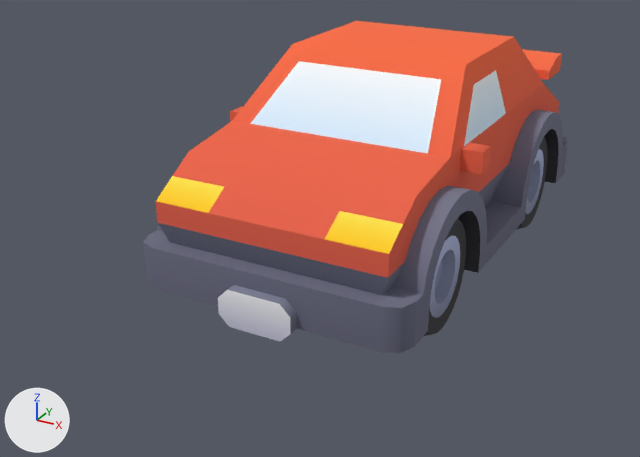
The glTF model assets-src/raw/car-sports.glb, before and after one commit.
The view is the same before and after, from a 50 mm camera at (1.78, -3.91, 2.02) aimed at (-0.22, -0.29, 0.21). The axes (+X, +Y, +Z) are drawn at lower left. The lights are the same throughout. The older version comes first. Where no turn or scale is listed for an object, it has been applied to the vertices. Vertices at exactly the same position are counted once.

Names of what the first picture shows: 'body', 'spoiler', 'wheel-back-left', 'wheel-front-left'.
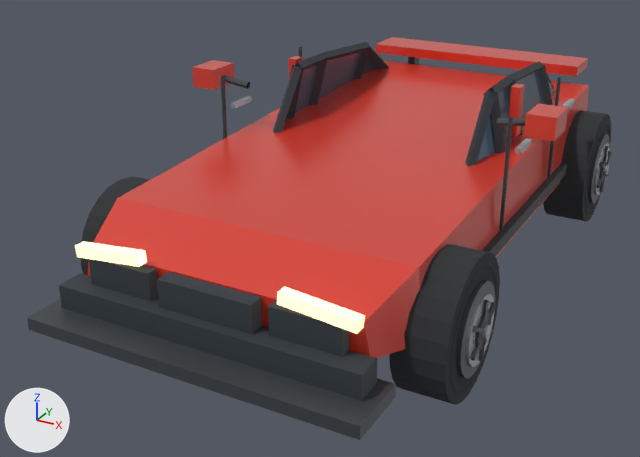
Location of each change, [x1, y1, x2, y2] in pixels of the pictures (640 x 457 px):
'body-detail', added: after [27, 37, 589, 440]
    faces in mat_car_paint (red #dd3c2c): [88, 37, 589, 358]
    faces in mat_car_trim (dark grey #353c42): [59, 42, 567, 401]
    faces in mat_car_dark_metal (dark grey #4d5257): [27, 57, 549, 440]
    faces in mat_car_glass (dark blue #4d6176): [285, 52, 556, 161]
    faces in mat_car_headlight (beige #fff5d3, glowing beige #ffeaad): [75, 241, 365, 334]
'body', no longer drawn: before [143, 21, 568, 353]
'wheel-front-right', moved (not visible before): after [389, 244, 500, 405]
'wheel-back-right', moved (not visible before): after [543, 110, 612, 222]
'wheel-front-left', reshaped, moved: before [424, 219, 466, 336]; after [81, 177, 149, 276]
'wheel-back-left', reshaped, moved (not visible afterwards): before [517, 137, 548, 229]
'spoiler', deleted: before [522, 49, 562, 80]
part 1 of me_wheel_back_left, rebuilt (not visible afterwards): before [424, 137, 548, 336]
part 2 of me_wheel_back_left, deleted: before [430, 149, 544, 318]
part 3 of me_wheel_back_left, deleted: before [435, 160, 540, 304]

Patch to the scene script:
```diff
--- a/assets-src/raw/car-sports.glb.py
+++ b/assets-src/raw/car-sports.glb.py
@@ me_wheel_back_left @@
-me_wheel_back_left.from_pydata(...)  # 216 vertices, 332 faces; spans x -0.05..0.3, y -0.3..0.3, z -0.3..0.3
-me_wheel_back_left.materials.append(mat_colormap)
+me_wheel_back_left.from_pydata(...)  # 472 vertices, 828 faces; spans x -0.169..0.11, y -0.31..0.31, z -0.31..0.31
+# me_wheel_back_left part 1: the loose piece of 120 vertices spanning x -0.05..0.3, y -0.3..0.3, z -0.3..0.3 is rebuilt with 52 vertices and now spans x -0.11..0.11, y -0.31..0.31, z -0.31..0.31, in mat_car_rubber (dark grey #2c2f32)
+# me_wheel_back_left part 2: the loose piece of 48 vertices spanning x 0.3, y -0.181..0.181, z -0.181..0.181 is deleted
+# me_wheel_back_left part 3: the loose piece of 48 vertices spanning x 0.25..0.3, y -0.12..0.12, z -0.12..0.12 is deleted
+# other edits to the shape of me_wheel_back_left do not show in these pictures
+me_wheel_back_left.materials.append(mat_car_rubber)  # dark grey #2c2f32
+me_wheel_back_left.materials.append(mat_car_dark_metal)  # dark grey #4d5257
+me_wheel_back_left.materials.append(mat_car_metal)  # light grey #c4cad0
+me_wheel_back_left.materials.append(mat_car_trim)  # dark grey #353c42
@@ me_wheel_front_left @@
+me_wheel_front_left.from_pydata(...)  # 472 vertices, 828 faces; spans x -0.169..0.11, y -0.3..0.3, z -0.3..0.3
+# faces by material slot: [480, 156, 128, 64]
+me_wheel_front_left.materials.append(mat_car_rubber)  # dark grey #2c2f32
+me_wheel_front_left.materials.append(mat_car_dark_metal)  # dark grey #4d5257
+me_wheel_front_left.materials.append(mat_car_metal)  # light grey #c4cad0
+me_wheel_front_left.materials.append(mat_car_trim)  # dark grey #353c42
@@ ob_wheel_back_right @@
 ob_wheel_back_right = bpy.data.objects.new('wheel-back-right', me_wheel_back_right)
-ob_wheel_back_right.location = (-0.3, 0.66, 0.3)
+ob_wheel_back_right.location = (0.75, 1.02, 0.31)
@@ ob_body @@
-ob_body = bpy.data.objects.new('body', me_body)
-ob_body.location = (0.0, 0.025, 0.15)
+ob_body = bpy.data.objects.new('body', None)
+ob_body.location = (0.0, 0.0, 0.0)
@@ ob_spoiler @@
-ob_spoiler = bpy.data.objects.new('spoiler', me_spoiler)
@@ ob_wheel_back_left @@
 ob_wheel_back_left = bpy.data.objects.new('wheel-back-left', me_wheel_back_left)
-ob_wheel_back_left.location = (0.3, 0.66, 0.3)
+ob_wheel_back_left.parent = ob_body
+ob_wheel_back_left.location = (-0.75, 1.02, 0.31)
@@ ob_wheel_front_left @@
-ob_wheel_front_left = bpy.data.objects.new('wheel-front-left', me_wheel_back_left)
-ob_wheel_front_left.location = (0.3, -0.66, 0.3)
+ob_wheel_front_left = bpy.data.objects.new('wheel-front-left', me_wheel_front_left)
+ob_wheel_front_left.parent = ob_body
+ob_wheel_front_left.location = (-0.75, -1.02, 0.3)
@@ ob_wheel_front_right @@
 ob_wheel_front_right = bpy.data.objects.new('wheel-front-right', me_wheel_back_right)
-ob_wheel_front_right.location = (-0.3, -0.66, 0.3)
+ob_wheel_front_right.location = (0.75, -1.02, 0.3)
@@ ob_body_detail @@
+ob_body_detail = bpy.data.objects.new('body-detail', me_body_detail)  # 516 vertices, 718 faces; spans x -0.93..0.93, y -1.76..1.75, z 0.2..0.97; in mat_car_paint (red #dd3c2c), mat_car_glass (dark blue #4d6176), mat_car_trim (dark grey #353c42), mat_car_metal (light grey #c4cad0), mat_car_headlight (beige #fff5d3, glowing beige #ffeaad), mat_car_taillight (red #d3241d, glowing red #e71910), mat_car_dark_metal (dark grey #4d5257)
+ob_body_detail.location = (0.0, 0.0, 0.0)
```
